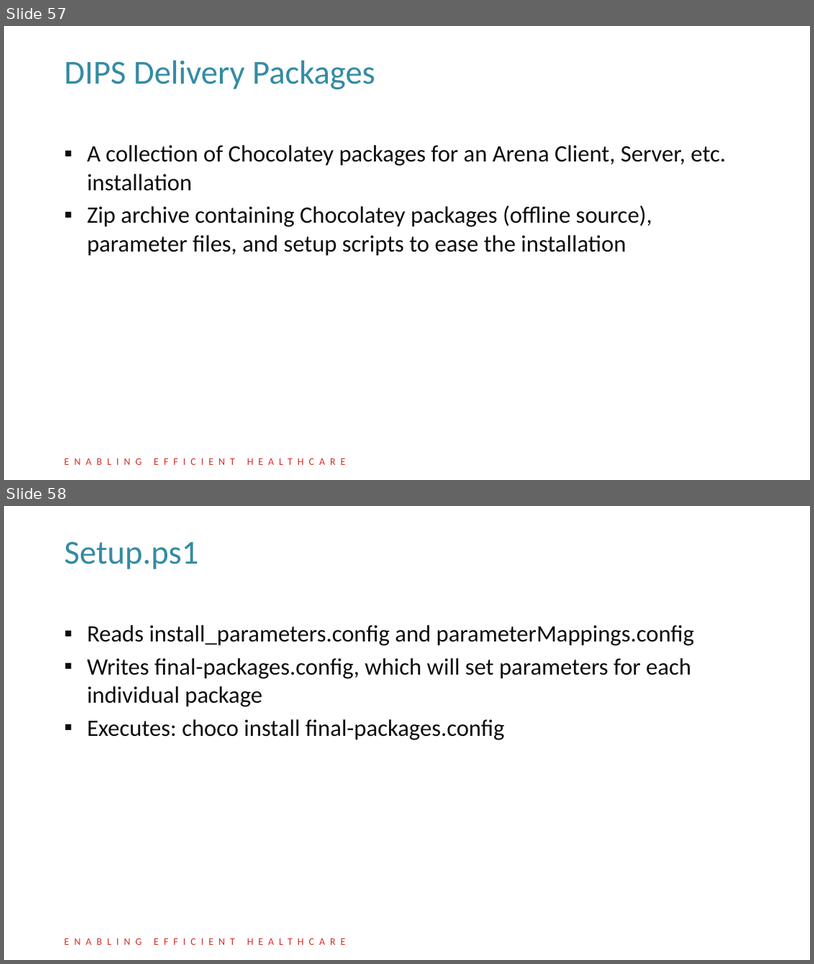
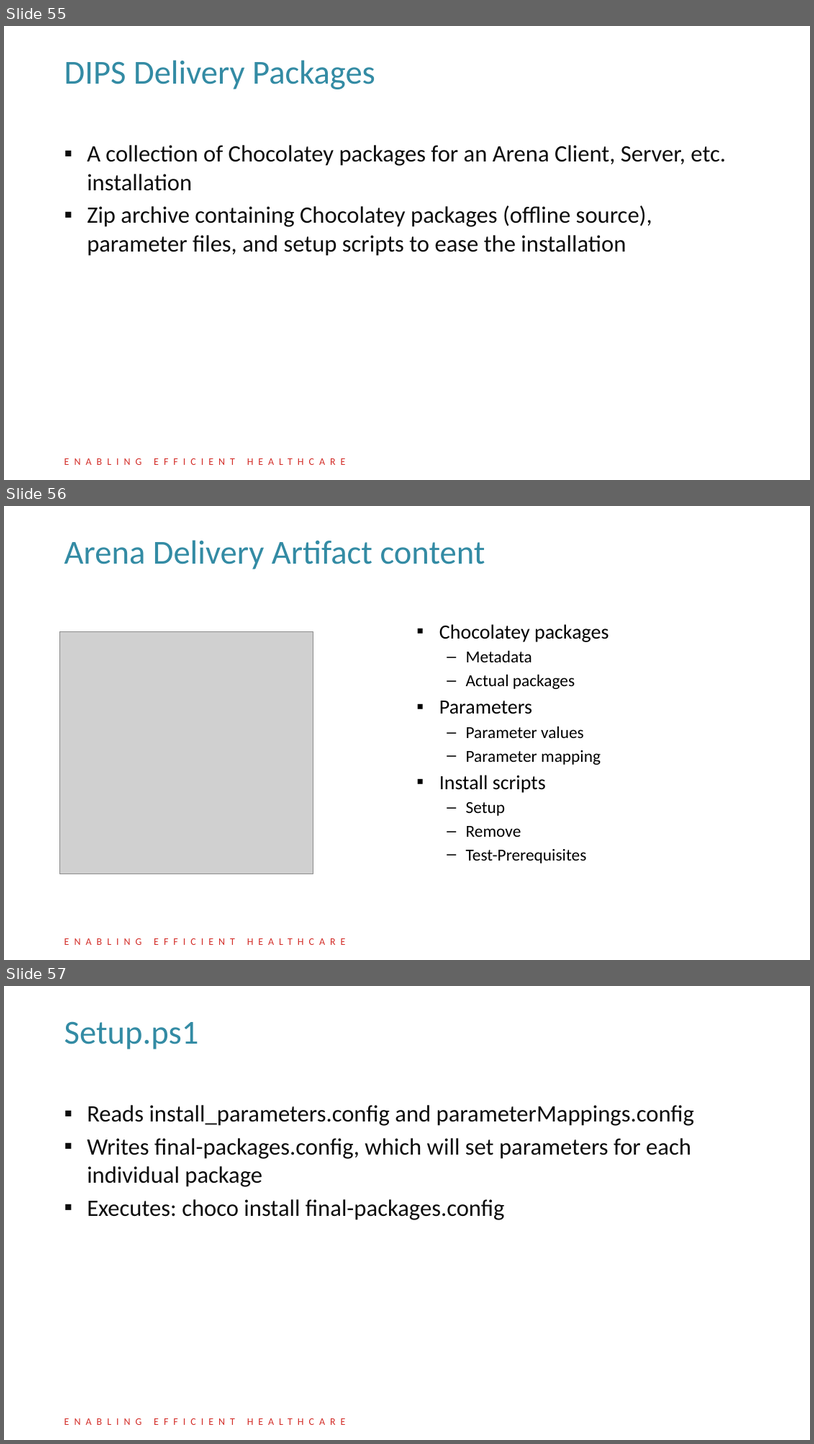
Before and after one commit to DIPSAS/InstallationTech, a slide deck: presentation/InstallationCourse.pptx. Shown one above the other, each under a label of ours: slides 57 and 58 before the commit, slides 55, 56 and 57 after it. The pictures are 814x964 and 814x1444 pixels, drawn with LibreOffice and Linux fonts; fonts in the diff are those of the drawing; grey boxes stand for pictures; background and template pictures are left out. Boxes give left, top, right and bottom in pixels: in the first picture for what was removed or moved away, otherwise in the second. Text is boxed around its words. In the diff, an @@ line names an element or a change of style, - is before the commit and + after.

Commit message:
Added slides about ArenaDelivery artifacts.

```diff
--- a/presentation/InstallationCourse.pptx
+++ b/presentation/InstallationCourse.pptx
@@ slide 56 added at (x1=4, y1=506, x2=810, y2=960), background #FFFFFF; not listed: 1 template element that a slide beside it also shows @@
@@ title added at (x1=64, y1=540, x2=486, y2=569), 40 pt, text #338BA4 @@
+Arena Delivery Artifact content
@@ picture added at (x1=59, y1=632, x2=313, y2=873) @@
@@ text added at (x1=440, y1=624, x2=609, y2=863), 20 pt, text #000000 @@
+▪ Chocolatey packages
+  – Metadata
+  – Actual packages
+▪ Parameters
+  – Parameter values
+  – Parameter mapping
+▪ Install scripts
+  – Setup
+  – Remove
+  – Test-Prerequisites
@@ what was slide 57 is now slide 55 @@
@@ what was slide 58 is now slide 57 @@
```
Also in this commit, not shown: 7 other slides added, 2 slides removed.
